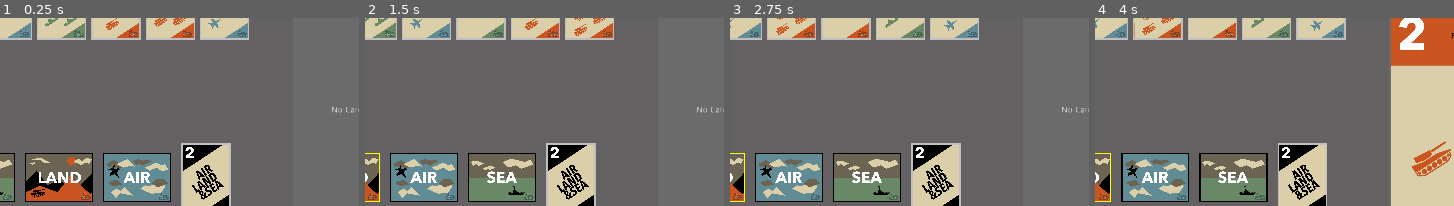
Above: before the commit, frames 1-4 (left to right).
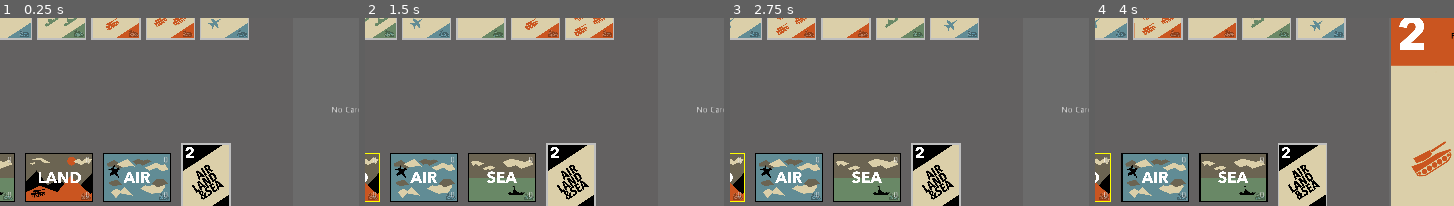
Above: after the commit, the same moments.

Repository: jorisbontje/AirLandSea
Game: Godot game, scene res://Scenes/Game.tscn
Same seed, same stepped clock (60 frames per second), same inputs: the game is played once before the commit and once after it.
Inputs (mouse positions are % of the whole screen's width and height, from its top left):
- Up to frame 1 (0.25 s): no input
- Up to frame 2 (1.5 s): click (35, 60) at 0.5 s, where only the run after the commit has a clickable "0"; click "New Game" at 1.25 s
- Up to frame 3 (2.75 s): click "New Game" at 2 s
- Up to frame 4 (4 s): click (31, 15) at 2.77 s; click "Play Faceup" at 3.5 s
The pictures show only the part of the screen within x 38-88%, y 18-68%; the shares and areas given below are measured in that part.

The runs differ from the first frame. In frame 1, 0.1% of the frame differs, in the area x 2-47%, y 73-96%; in frame 2, 0.1%; in frame 3, 0.1%; in frame 4, 0.1%, in the area x 2-48%, y 73-96%.

Commit message:
Show strength per theater lane

Diff:
--- a/Scenes/TheaterLane.gd
+++ b/Scenes/TheaterLane.gd
@@ -2,17 +2,24 @@
 extends Container
 
 # TODO globals?
+const FACEDOWN_STRENGTH = 2
 enum SIDES {OPPONENT, PLAYER}
 
 export var theater_type = 1 setget set_theater_type
+export var opponent_strength = 1 setget set_opponent_strength
+export var player_strength = 1 setget set_player_strength
 
 onready var OpponentStack = find_node("OpponentStack")
 onready var PlayerStack = find_node("PlayerStack")
+onready var OpponentStrength = find_node("OpponentStrength")
+onready var PlayerStrength = find_node("PlayerStrength")
 onready var UnitCard = preload("res://Scenes/UnitCard.tscn")
 onready var TheaterCard = find_node("TheaterCard")
 
 func _ready():
   TheaterCard.theater_type = theater_type
+  OpponentStrength.text = str(opponent_strength)
+  PlayerStrength.text = str(player_strength)
 
 func set_theater_type(new_theater_type):
   if new_theater_type != theater_type:
@@ -20,11 +27,23 @@
     if TheaterCard:
       TheaterCard.theater_type = theater_type
 
+func set_opponent_strength(new_opponent_strength):
+  opponent_strength = new_opponent_strength
+  if OpponentStrength:
+    OpponentStrength.text = str(opponent_strength)
+
+func set_player_strength(new_player_strength):
+  player_strength = new_player_strength
+  if PlayerStrength:
+    PlayerStrength.text = str(player_strength)
+
 func clear():
   for c in OpponentStack.get_children():
     c.queue_free()
   for c in PlayerStack.get_children():
     c.queue_free()
+  set_opponent_strength(0)
+  set_player_strength(0)
 
 func select():
   TheaterCard._on_TheaterCard_pressed()
@@ -35,7 +54,12 @@
 func play_card(side, card):
   var c = UnitCard.instance()
   c.card = card
+  var strength = card.strength
+  if not card.faceup:
+    strength = FACEDOWN_STRENGTH
   if side == SIDES.OPPONENT:
     OpponentStack.add_child(c)
+    set_opponent_strength(opponent_strength + strength)
   elif side == SIDES.PLAYER:
     PlayerStack.add_child(c)
+    set_player_strength(player_strength + strength)
--- a/Scenes/TheaterLane.tscn
+++ b/Scenes/TheaterLane.tscn
@@ -13,6 +13,8 @@
 __meta__ = {
 "_edit_use_anchors_": false
 }
+opponent_strength = 0
+player_strength = 0
 
 [node name="ColorRect" type="ColorRect" parent="."]
 visible = false
@@ -83,6 +85,34 @@
 margin_bottom = 239.0
 theater_type = 1
 
+[node name="OpponentStrength" type="Label" parent="VBoxContainer/TheaterCard"]
+anchor_left = 1.0
+anchor_right = 1.0
+margin_left = -40.0
+margin_top = 5.0
+margin_right = -5.0
+margin_bottom = 14.0
+text = "0"
+align = 2
+__meta__ = {
+"_edit_use_anchors_": false
+}
+
+[node name="PlayerStrength" type="Label" parent="VBoxContainer/TheaterCard"]
+anchor_left = 1.0
+anchor_top = 1.0
+anchor_right = 1.0
+anchor_bottom = 1.0
+margin_left = -35.0
+margin_top = -17.5931
+margin_right = -5.0
+margin_bottom = -3.59309
+text = "0	"
+align = 2
+__meta__ = {
+"_edit_use_anchors_": false
+}
+
 [node name="CenterContainer2" type="CenterContainer" parent="VBoxContainer"]
 margin_top = 243.0
 margin_right = 109.0
